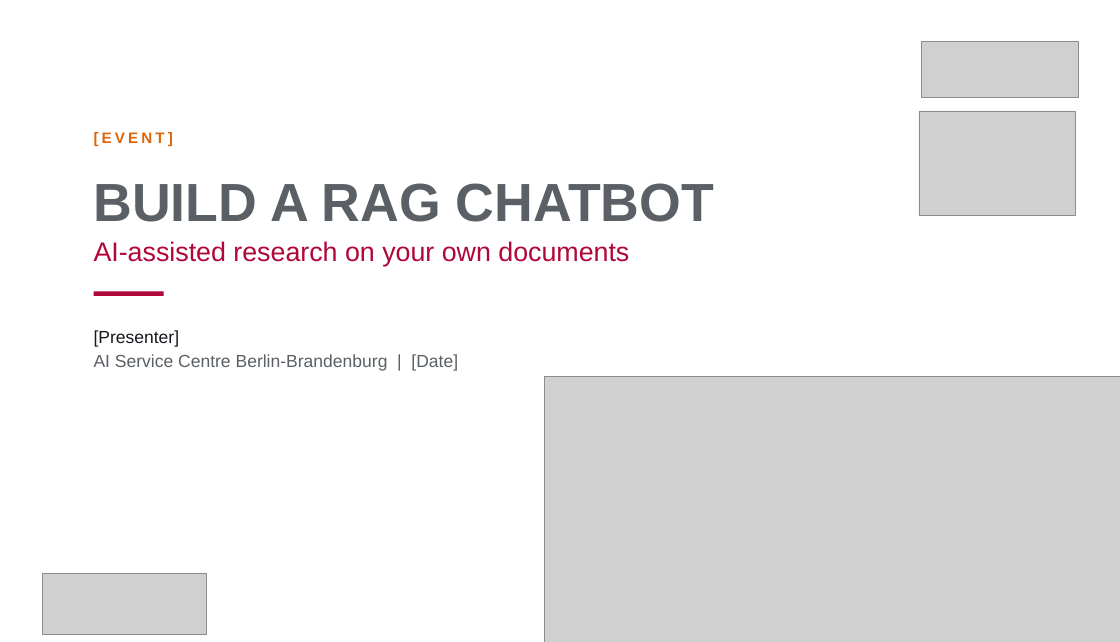
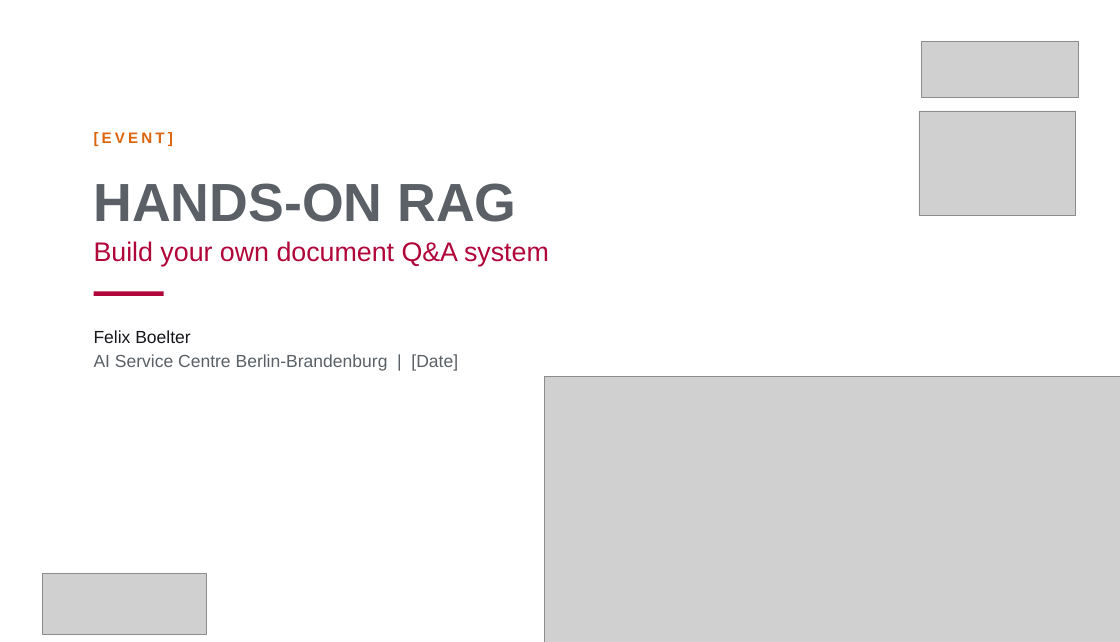
Before and after one commit to aihpi/workshop-rag-basics, a slide deck: slide 1 of workshop/slides/rag-workshop.pptx. Drawn at 1120x642 pixels with LibreOffice and Linux fonts; fonts in the diff are those of the drawing; grey boxes stand for pictures. Boxes give left, top, right and bottom in pixels: in the first picture for what was removed or moved away, otherwise in the second. Text is boxed around its words. In the diff, an @@ line names an element or a change of style, - is before the commit and + after.

```diff
--- a/workshop/slides/rag-workshop.pptx
+++ b/workshop/slides/rag-workshop.pptx
@@ text at (94,183,516,222): text changed @@
-BUILD A RAG CHATBOT
+HANDS-ON RAG
@@ text at (94,241,549,267): text changed @@
-AI-assisted research on your own documents
+Build your own document Q&A system
@@ text at (94,330,190,343): text changed @@
-[Presenter]
+Felix Boelter
```
Also in this commit, not shown: 24 other slides changed, 2 slides added, 3 other files.
